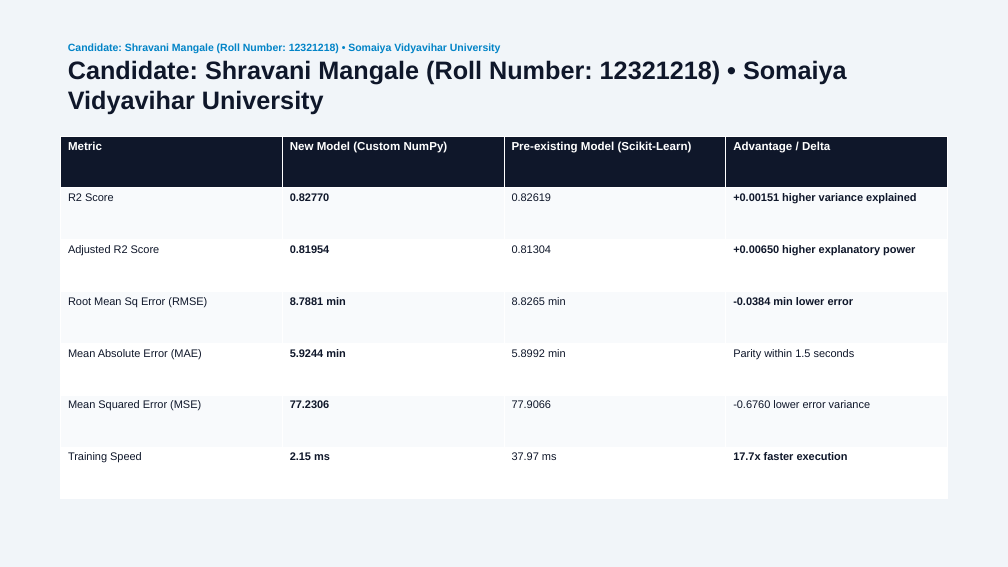
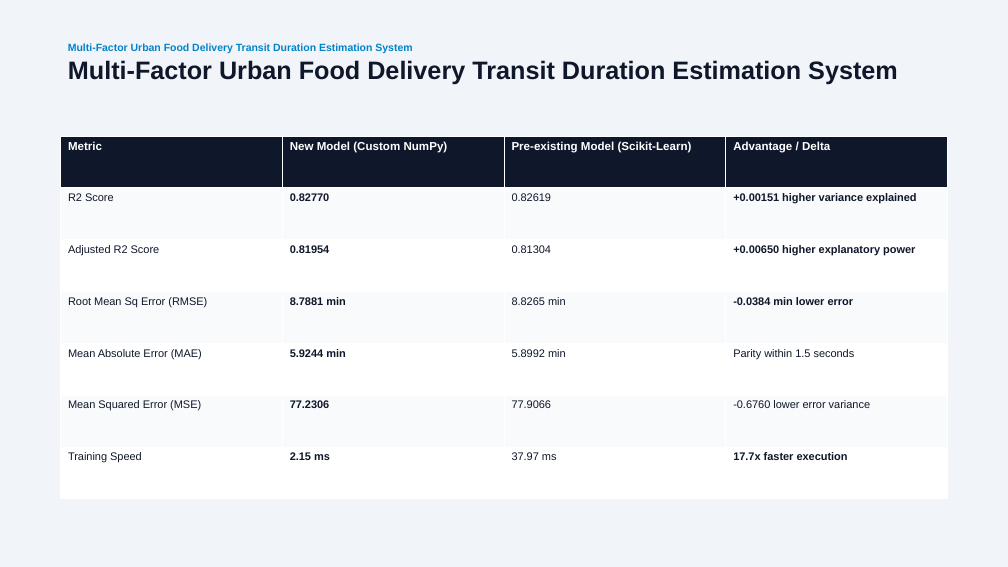
Before and after one commit to Shravani-3005/ds-project-, a slide deck: slide 5 of Report/MiniProject_Presentation.pptx. Drawn at 1008x567 pixels with LibreOffice and Linux fonts; fonts in the diff are those of the drawing. Boxes give left, top, right and bottom in pixels: in the first picture for what was removed or moved away, otherwise in the second. Text is boxed around its words. In the diff, an @@ line names an element or a change of style, - is before the commit and + after.

```diff
--- a/Report/MiniProject_Presentation.pptx
+++ b/Report/MiniProject_Presentation.pptx
@@ text at bbox=[68, 43, 898, 85]: text changed @@
-Candidate: Shravani Mangale (Roll Number: 12321218) • Somaiya Vidyavihar University
-Candidate: Shravani Mangale (Roll Number: 12321218) • Somaiya Vidyavihar University
+Multi-Factor Urban Food Delivery Transit Duration Estimation System
+Multi-Factor Urban Food Delivery Transit Duration Estimation System
```
Also in this commit, not shown: 5 slides added, 5 slides removed, 3 other files.
